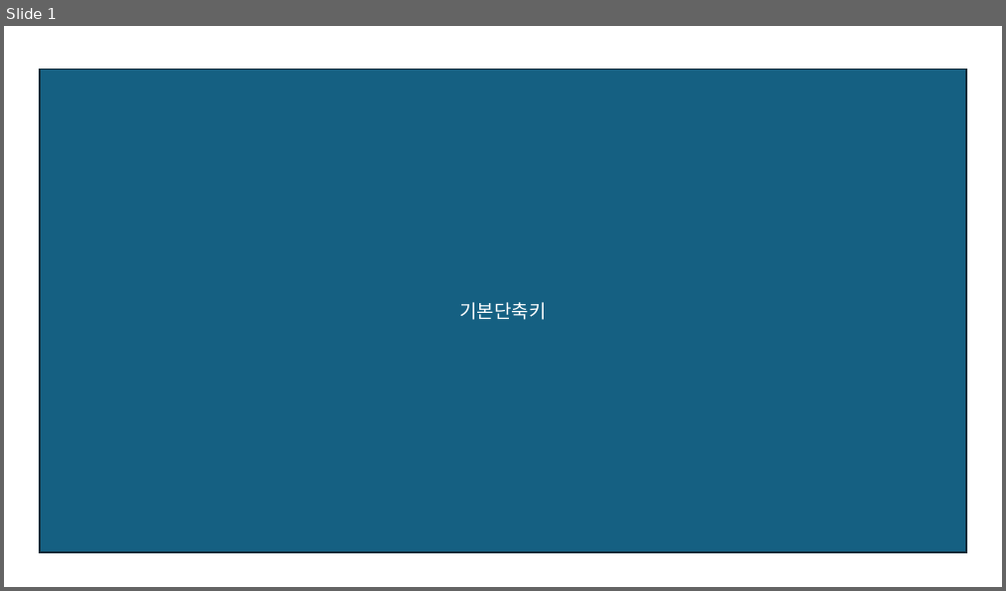
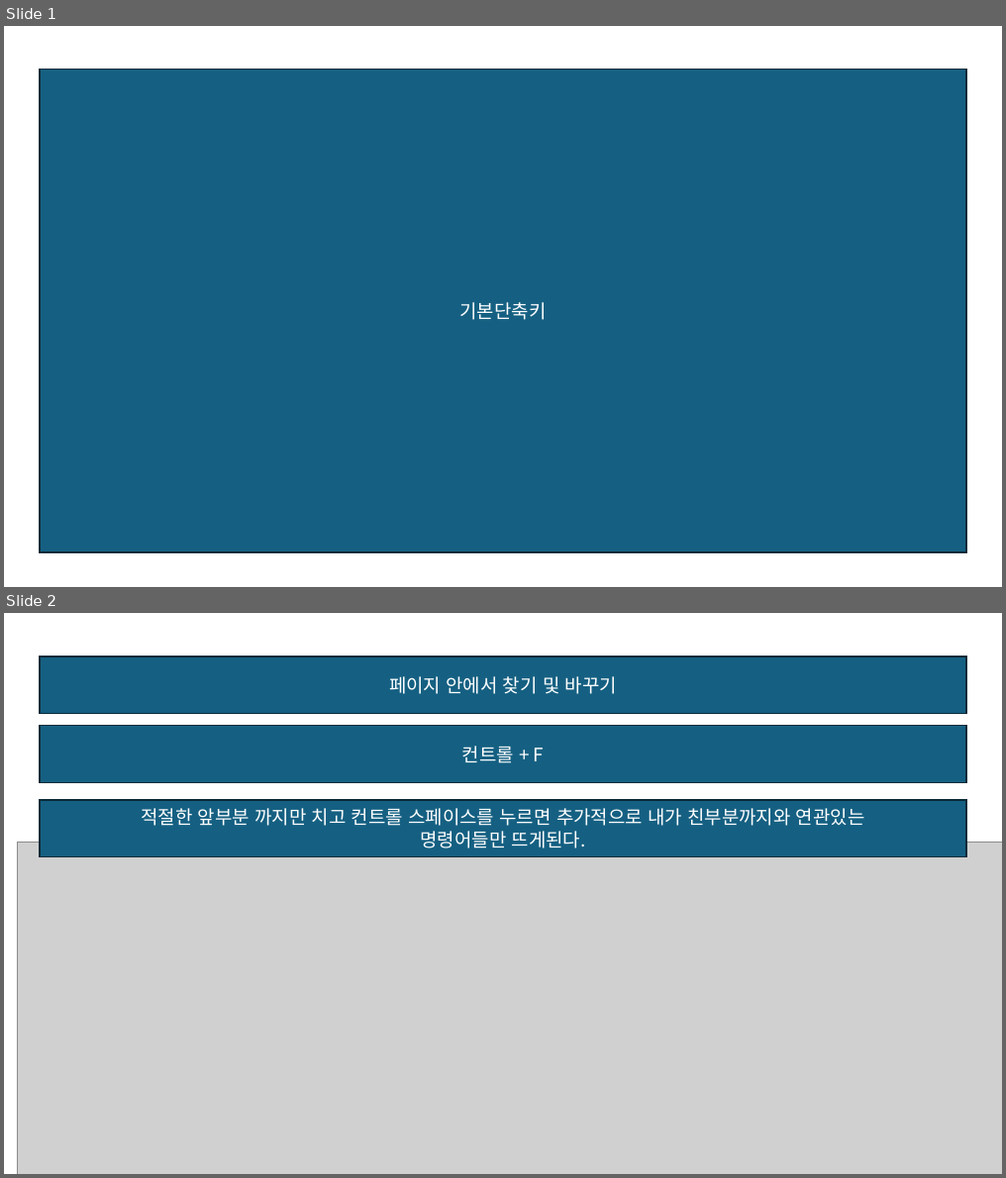
Before and after one commit to JaeSuGang/AssortRockAssignment, a slide deck: DOC/공통문서/비주얼스튜디오 단축키.pptx. Shown one above the other, each under a label of ours: slide 1 before the commit, slides 1 and 2 after it. The pictures are 1006x591 and 1006x1178 pixels, drawn with LibreOffice and Linux fonts; fonts in the diff are those of the drawing; grey boxes stand for pictures. Boxes give left, top, right and bottom in pixels: in the first picture for what was removed or moved away, otherwise in the second. Text is boxed around its words. In the diff, an @@ line names an element or a change of style, - is before the commit and + after.

```diff
--- a/DOC/공통문서/비주얼스튜디오 단축키.pptx
+++ b/DOC/공통문서/비주얼스튜디오 단축키.pptx
@@ slide 2 added at (4,613,1002,1174), background #FFFFFF @@
@@ rectangle added at (40,657,966,714), fill #156082, outline #092A39 1.5 pt, 18 pt, text #FFFFFF @@
+페이지 안에서 찾기 및 바꾸기
@@ rectangle added at (40,725,966,783), fill #156082, outline #092A39 1.5 pt, 18 pt, text #FFFFFF @@
+컨트롤 + F
@@ rectangle added at (40,800,966,858), fill #156082, outline #092A39 1.5 pt, 18 pt, text #FFFFFF @@
+적절한 앞부분 까지만 치고 컨트롤 스페이스를 누르면 추가적으로 내가 친부분까지와 연관있는
+명령어들만 뜨게된다.
@@ picture added at (17,842,1002,1174) @@
```
Also in this commit, not shown: 1 other file.
